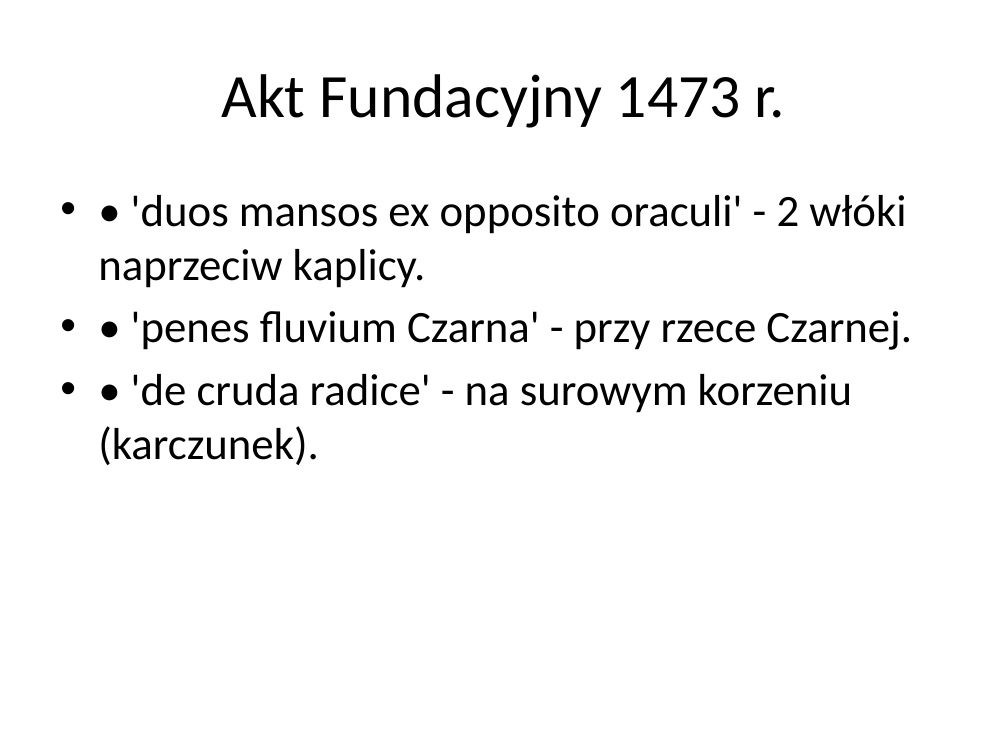
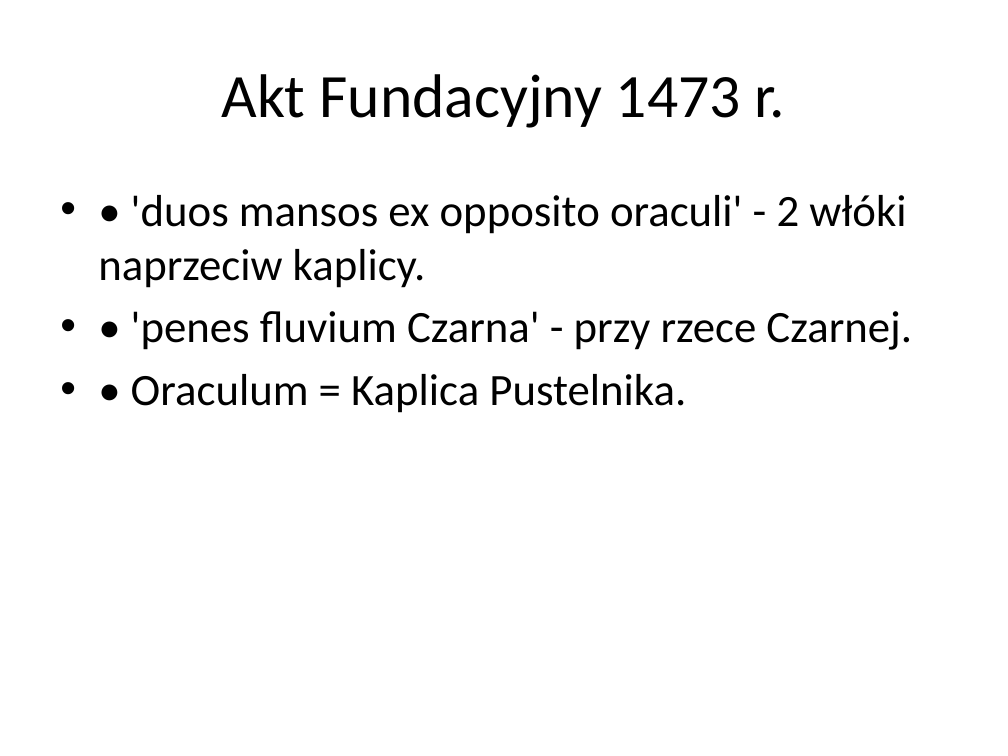
Before and after one commit to lindi2k23-eng/pustel, a slide deck: slide 3 of Analiza_Historyczno-Badawcza_Najnowszego Pustelnika170520266.pptx (slide 2 before the commit). Drawn at 1008x756 pixels with LibreOffice and Linux fonts; fonts in the diff are those of the drawing. Boxes give left, top, right and bottom in pixels: in the first picture for what was removed or moved away, otherwise in the second. Text is boxed around its words. In the diff, an @@ line names an element or a change of style, - is before the commit and + after.

```diff
--- a/Analiza_Historyczno-Badawcza_Najnowszego Pustelnika170520266.pptx
+++ b/Analiza_Historyczno-Badawcza_Najnowszego Pustelnika170520266.pptx
@@ text at <box>131,374,686,413</box>: text changed @@
-• • 'de cruda radice' - na surowym korzeniu (karczunek).
+• • Oraculum = Kaplica Pustelnika.
```
Also in this commit, not shown: 3 other slides changed, 1 slide added, 2 slides removed, 2 other files.
